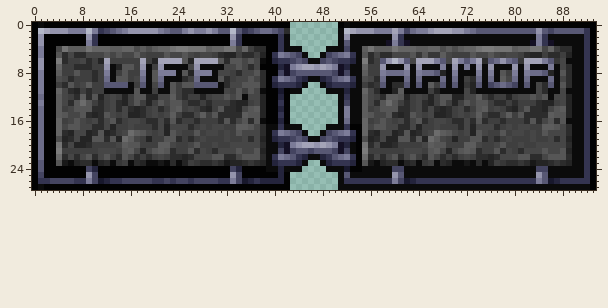
A sprite sheet gets an edit: src/main/resources/assets/assets/ui/FS_HERETIC_SBAR_LEFT.png. This is how it looked before the edit.
The file is 94x28 pixels. Colours within 5 levels of each other are drawn and written as one.
New version:
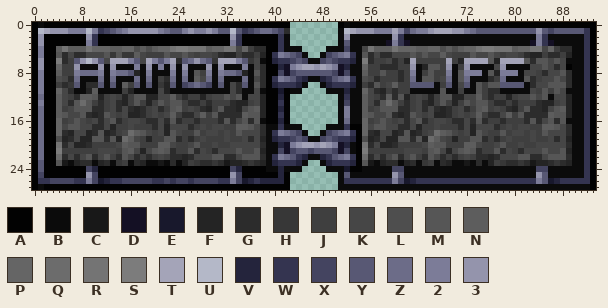
Palette (. is transparent): A #020202  B #0b0b0b  C #181818  D #141024  E #18182c  F #242424  G #2c2c2c  H #373737  J #3f3f3f  K #464646  L #4e4e4e  M #565656  N #5d5d5d  P #656565  Q #6c6c6c  R #747474  S #7c7c7c  T #a4a4b8  U #b4b8c8  V #24243c  W #343450  X #444460  Y #585874  Z #6c6c88  2 #7c7c98  3 #9494ac
Difference:
Changed rows in their new state; - is an unchanged pixel.
first column x 4:
 4 N--------------------------------------------------K----------------------------------
 5 ---------H-HH-----------------------------------------------K-KK----------------------
 6 ---Y3U3YKTTT2YKT2Y2-GYZ3ZYHTTT2YH---------------------JKGJFTJJJJJTJFTT-TMFTTTTMGMMKM--
 7 ---3BBB3B3BBB2B3B2-3-3BB-3-3BBB2B-G-------------------GGGJJ3BFMMJ3BJ3-B-BK3-B-BKKMKG-A
 8 ---2ZZZ2B2ZZYFB2BBB--2BMJ--2ZZYFB---------------------MJJGJ2BJMJJ2BM22--MF22--KKJGKK--
 9 ---ZBBBZBZBBBZBZBJGZ-ZBNKZ-ZBBBZB---------------------JJJGJZBMMJKZBMZBB-GJZBB-MGJKKM--
10 --HYBGGYB-BNJYBYBHFYBXYZ-XBYB-GYB--------------------MJKNJJY-YYBJYBKYBMJMMY-YYBG-KMM--
11 ---BBFNB---JFB--BKFBBBB-----BKGBB---------------------FJGJJ---BBM--JBBMJGG-----KJMJM--
12 -----N--------------------------------------------------G-----------------------------
Pixel boxes of the changes (left, top, right, bottom) in both pictures:
changed: (56, 46, 266, 100)
changed: (362, 46, 572, 100)
